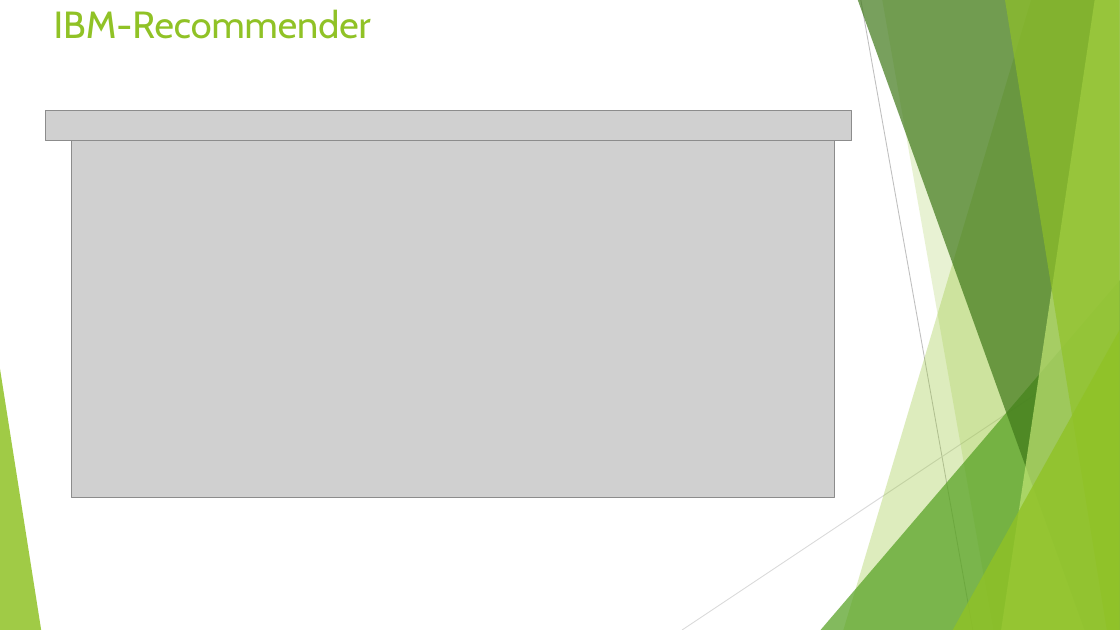
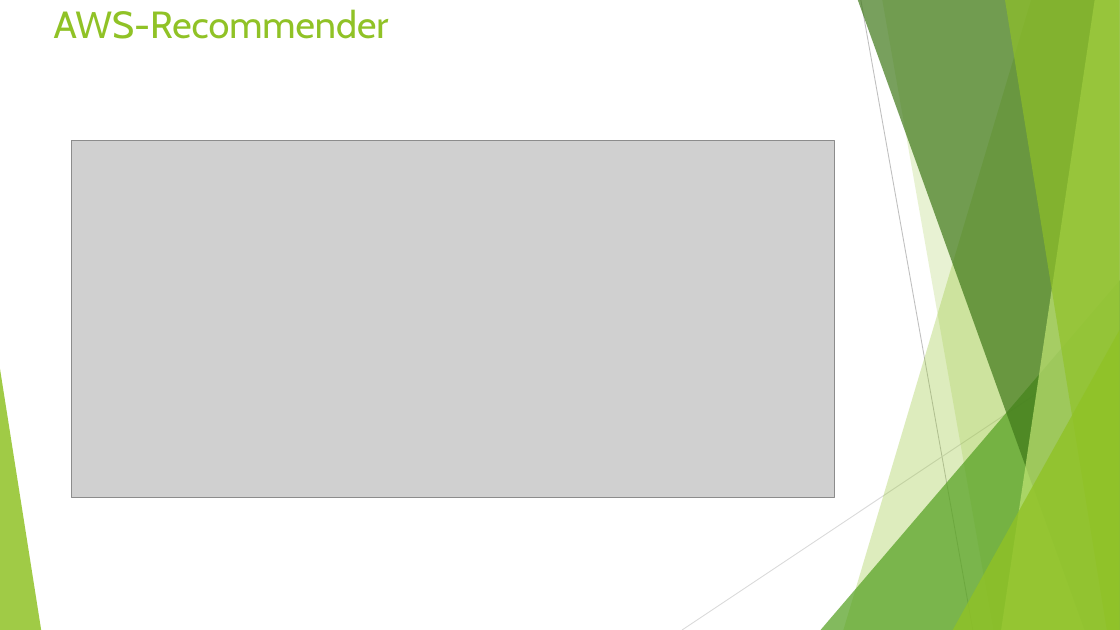
Before and after one commit to amitabh27/GE-Healthcare, a slide deck: slide 10 of Documentation/AWS-AI-Challenge-Brogrammers.pptx. Drawn at 1120x630 pixels with LibreOffice and Linux fonts; fonts in the diff are those of the drawing; grey boxes stand for pictures. Boxes give left, top, right and bottom in pixels: in the first picture for what was removed or moved away, otherwise in the second. Text is boxed around its words. In the diff, an @@ line names an element or a change of style, - is before the commit and + after.

```diff
--- a/Documentation/AWS-AI-Challenge-Brogrammers.pptx
+++ b/Documentation/AWS-AI-Challenge-Brogrammers.pptx
@@ title at [54,9,389,39]: text changed @@
-IBM-Recommender
+AWS-Recommender
@@ picture removed at [45,110,852,140] @@
```
